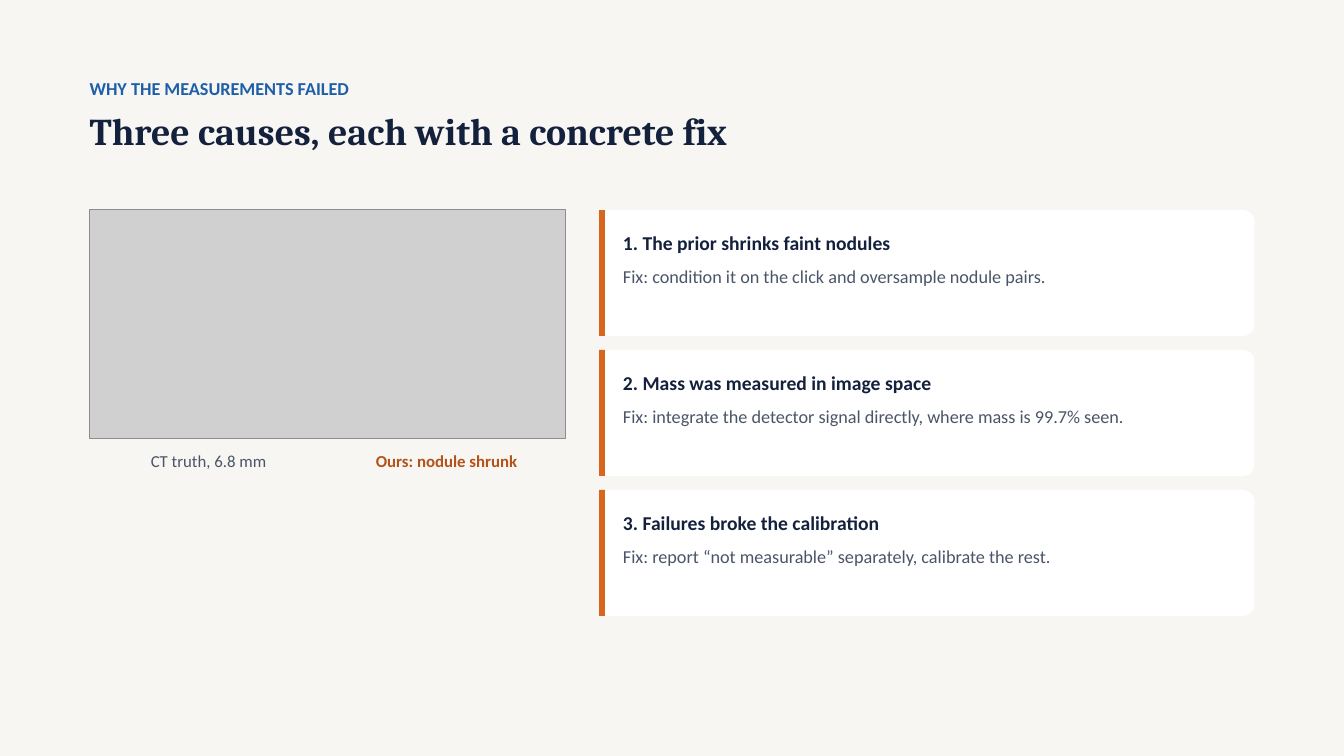
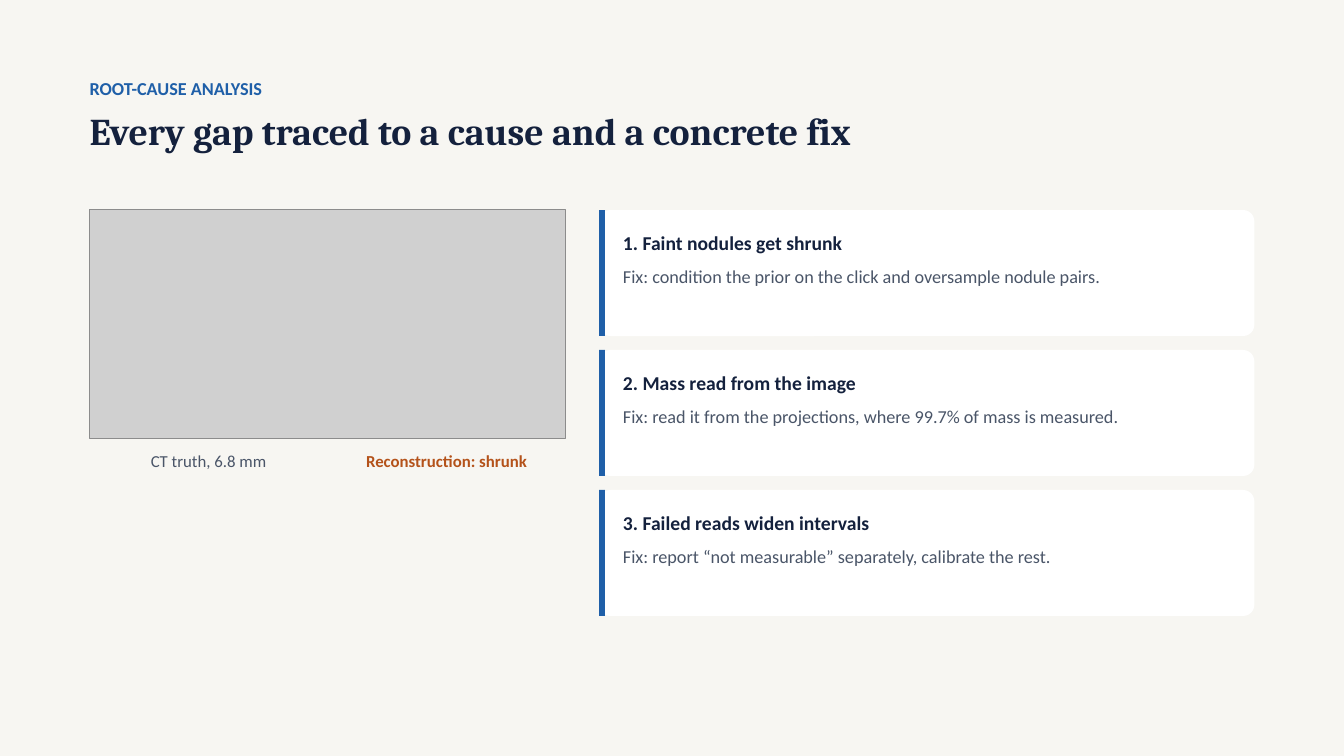
Before and after one commit to tcsquanta/medlift3d, a slide deck: slide 18 of report/MedLift3D_Defense.pptx. Drawn at 1344x756 pixels with LibreOffice and Linux fonts; fonts in the diff are those of the drawing; grey boxes stand for pictures. Boxes give left, top, right and bottom in pixels: in the first picture for what was removed or moved away, otherwise in the second. Text is boxed around its words. In the diff, an @@ line names an element or a change of style, - is before the commit and + after.

```diff
--- a/report/MedLift3D_Defense.pptx
+++ b/report/MedLift3D_Defense.pptx
@@ text at bbox=[90, 83, 262, 95]: text changed @@
-WHY THE MEASUREMENTS FAILED
+ROOT-CAUSE ANALYSIS
@@ text at bbox=[90, 118, 851, 153]: text changed @@
-Three causes, each with a concrete fix
+Every gap traced to a cause and a concrete fix
@@ text at bbox=[623, 236, 1100, 286]: text changed @@
-1. The prior shrinks faint nodules
-Fix: condition it on the click and oversample nodule pairs.
+1. Faint nodules get shrunk
+Fix: condition the prior on the click and oversample nodule pairs.
@@ text at bbox=[623, 376, 1118, 426]: text changed @@
-2. Mass was measured in image space
-Fix: integrate the detector signal directly, where mass is 99.7% seen.
+2. Mass read from the image
+Fix: read it from the projections, where 99.7% of mass is measured.
@@ text at bbox=[366, 455, 527, 467]: text changed @@
-Ours: nodule shrunk
+Reconstruction: shrunk
@@ fill #D9661F to #1F5FA8 in 3 elements at bbox=[599, 210, 605, 336], bbox=[599, 350, 605, 476], bbox=[599, 490, 605, 616] @@
@@ text at bbox=[623, 516, 869, 530]: text changed @@
-3. Failures broke the calibration
+3. Failed reads widen intervals
```
Also in this commit, not shown: 6 other slides changed, 1 slide added, 1 slide removed.
